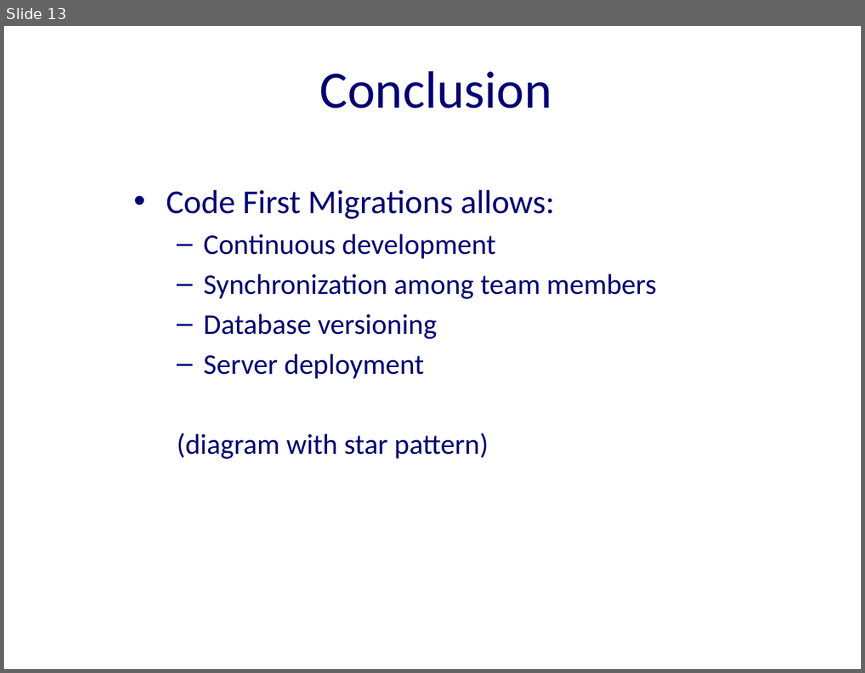
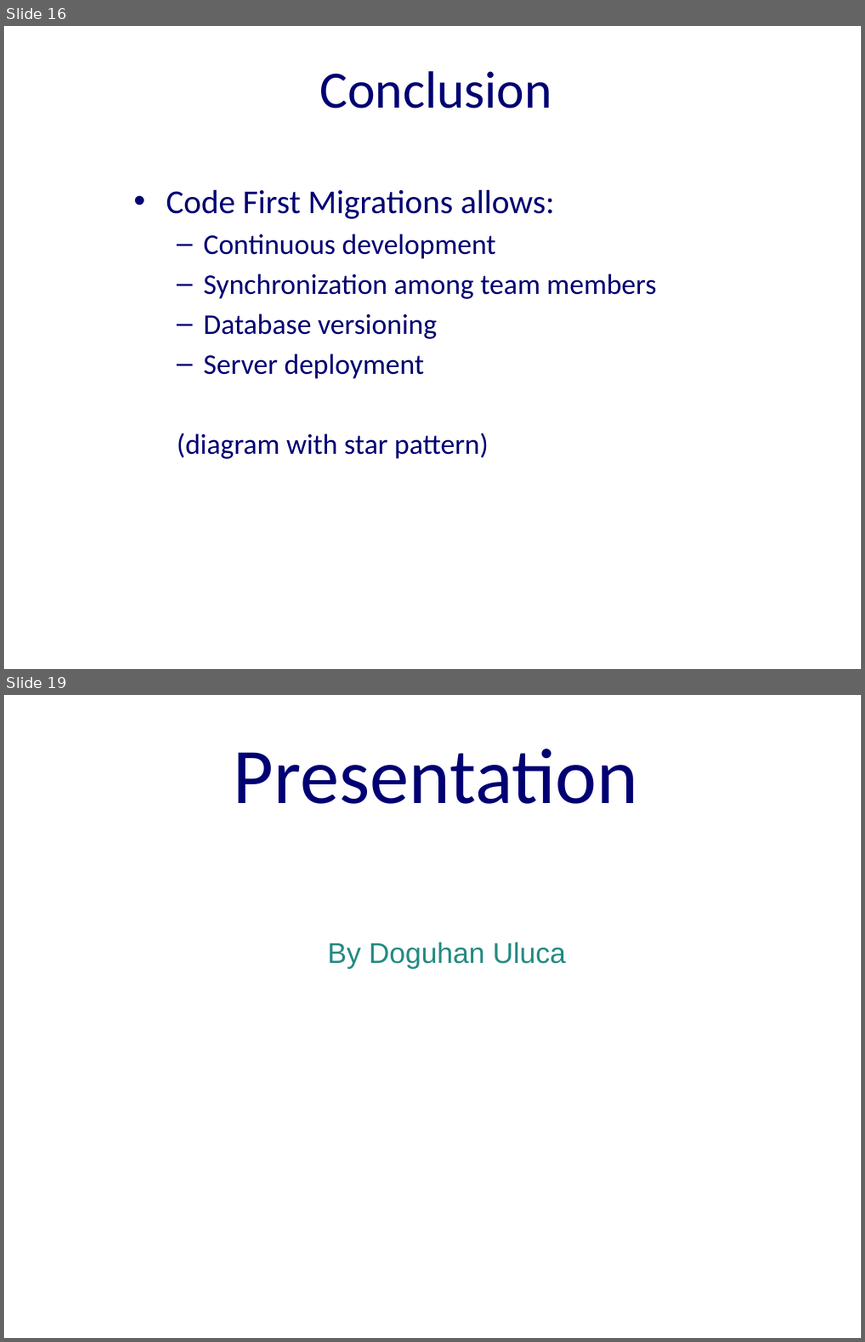
Before and after one commit to excellalabs/ExcellaLean, a slide deck: _presentations/CodeFirstMigrations.pptx. Shown one above the other, each under a label of ours: slide 13 before the commit, slides 16 and 19 after it; the slides between them are not shown. The pictures are 865x673 and 865x1342 pixels, drawn with LibreOffice and Linux fonts; fonts in the diff are those of the drawing; background and template pictures are left out. Boxes give left, top, right and bottom in pixels: in the first picture for what was removed or moved away, otherwise in the second. Text is boxed around its words. In the diff, an @@ line names an element or a change of style, - is before the commit and + after.

```diff
--- a/_presentations/CodeFirstMigrations.pptx
+++ b/_presentations/CodeFirstMigrations.pptx
@@ slide 19 added at [4, 695, 861, 1338], background #FFFFFF @@
@@ title added at [234, 749, 638, 804], 66 pt, text #000072 @@
+Presentation
@@ text added at [328, 941, 566, 969], 24 pt, text #238A81 @@
+By Doguhan Uluca
@@ what was slide 13 is now slide 16 @@
```
Also in this commit, not shown: 1 slide changed, 8 other slides added, 1 slide removed.
